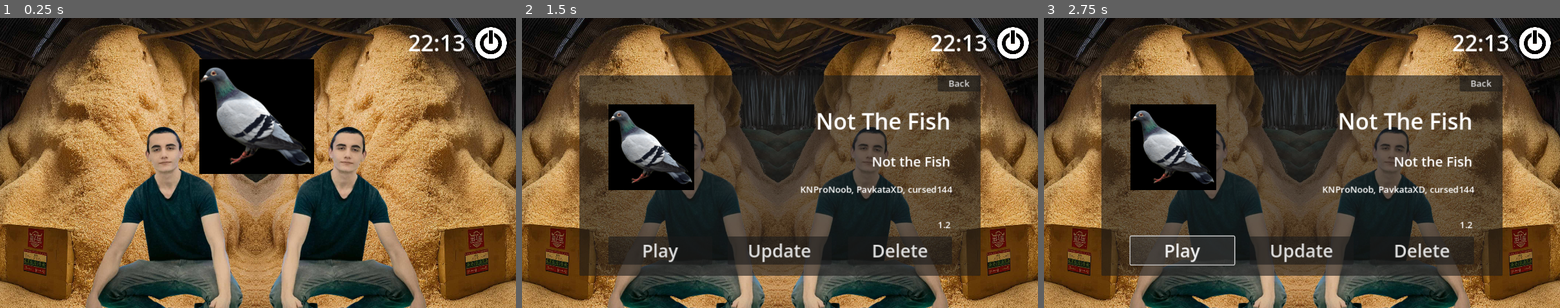
Above: before the commit, frames 1-3 (left to right).
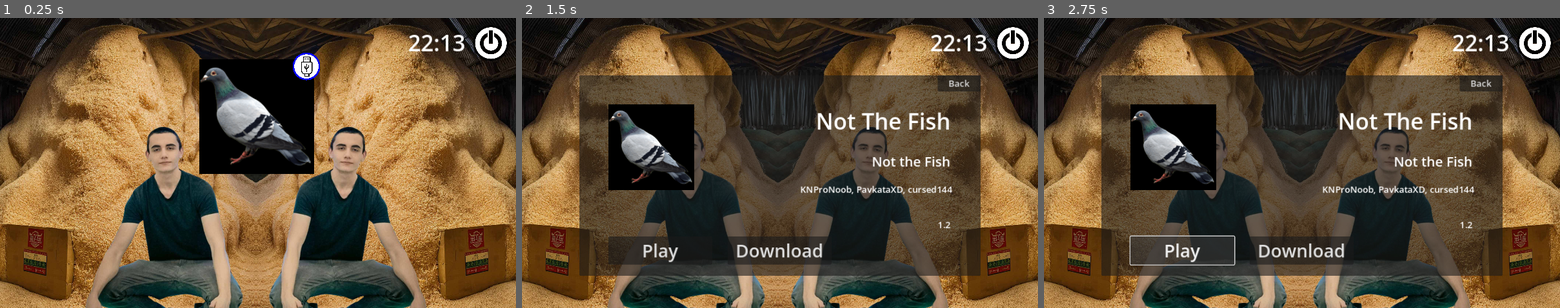
Above: after the commit, the same moments.

Repository: The-RiceBOX-Project/RiceBOX
Game: Godot game, scene res://scenes/main.tscn
Same seed, same stepped clock (60 frames per second), same inputs: the game is played once before the commit and once after it.
Inputs (mouse positions are in pixels of both pictures, inside the frame that each line leads up to):
- Up to frame 1 (0.25 s): no input
- Up to frame 2 (1.5 s): click (1012, 44) at 0.5 s; click (780, 116) at 1.25 s
- Up to frame 3 (2.75 s): click "Play" at 2 s

The runs differ from the first frame. In frame 1, 0.4% of the frame differs, in the area x 56-62%, y 12-22%; in frame 2, 1.6%, in the area x 41-84%, y 75-86%; in frame 3, 1.6%.

Commit message:
Added a USB indicator

Diff:
--- a/scenes/game_button.tscn
+++ b/scenes/game_button.tscn
@@ -1,7 +1,10 @@
-[gd_scene load_steps=7 format=3 uid="uid://dfsf2f6khabl7"]
+[gd_scene load_steps=9 format=3 uid="uid://dfsf2f6khabl7"]
 
 [ext_resource type="Script" path="res://scripts/game_button.gd" id="1_5ortt"]
 [ext_resource type="Texture2D" uid="uid://cgbc1tidiwagd" path="res://assets/galabin.png" id="1_c65cn"]
+[ext_resource type="Texture2D" uid="uid://b2qc5o4n37qo2" path="res://assets/usb.png" id="3_xyyfa"]
+
+[sub_resource type="SphereMesh" id="SphereMesh_ik0qn"]
 
 [sub_resource type="Animation" id="Animation_vrjdx"]
 length = 0.001
@@ -106,6 +109,34 @@
 stretch_mode = 0
 script = ExtResource("1_5ortt")
 
+[node name="USB" type="Control" parent="."]
+visible = false
+anchors_preset = 0
+offset_left = 210.0
+offset_top = -13.0
+offset_right = 228.0
+offset_bottom = 5.0
+scale = Vector2(3.33, 3.33)
+
+[node name="MeshInstance2D" type="MeshInstance2D" parent="USB"]
+z_index = 1
+position = Vector2(8.75028, 8.76021)
+scale = Vector2(16.25, 16.25)
+mesh = SubResource("SphereMesh_ik0qn")
+
+[node name="MeshInstance2D2" type="MeshInstance2D" parent="USB"]
+self_modulate = Color(0, 0, 1, 1)
+position = Vector2(8.75028, 8.76021)
+scale = Vector2(18.5204, 18.5204)
+mesh = SubResource("SphereMesh_ik0qn")
+
+[node name="Usb" type="Sprite2D" parent="USB"]
+self_modulate = Color(0, 0, 1, 1)
+z_index = 1
+position = Vector2(9, 9)
+scale = Vector2(0.0275391, 0.0275391)
+texture = ExtResource("3_xyyfa")
+
 [node name="Selection" type="AnimationPlayer" parent="."]
 libraries = {
 "": SubResource("AnimationLibrary_wcqki")
--- a/scripts/game_button.gd
+++ b/scripts/game_button.gd
@@ -8,8 +8,9 @@
 
 
 func _ready() -> void:
+	if is_on_usb:
+		$USB.show()
 	texture_normal = load(game_path + "/icon.png")
-
 
 
 func _on_pressed() -> void:
Binary file added: assets/usb.png
Not shown, added: assets/usb.png.import
Binary file removed: games/not_the_fishh/icon.png
Not shown, removed: games/not_the_fishh/icon.png.import
Not shown, removed: games/not_the_fishh/manifest.json
Binary file removed: games/not_the_fishh/not_the_fishh/icon.png
Not shown, removed: games/not_the_fishh/not_the_fishh/icon.png.import
Not shown, removed: games/not_the_fishh/not_the_fishh/manifest.json
Not shown, changed: games/not_the_fishh/exec
Not shown, changed: games/not_the_fishh/not_the_fishh/exec
